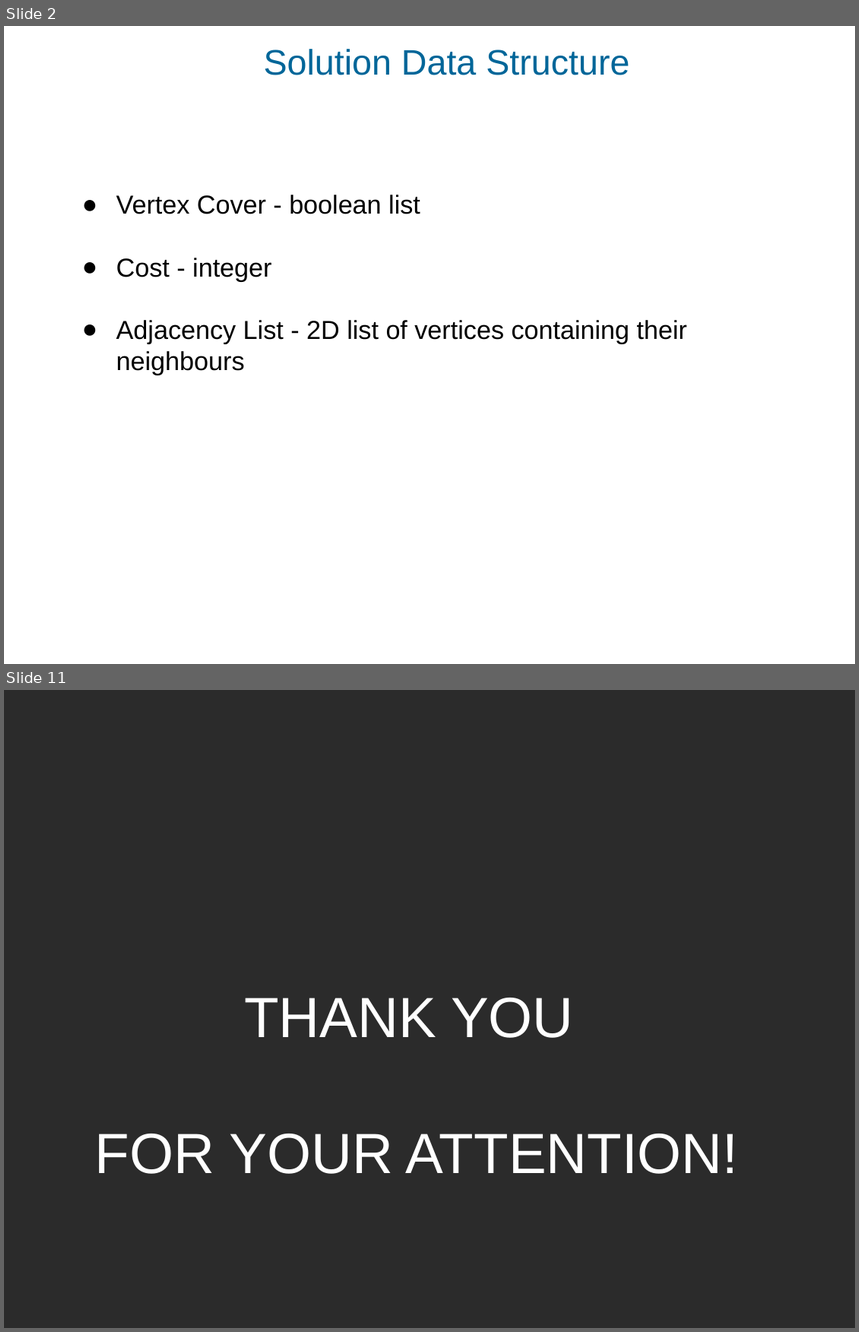
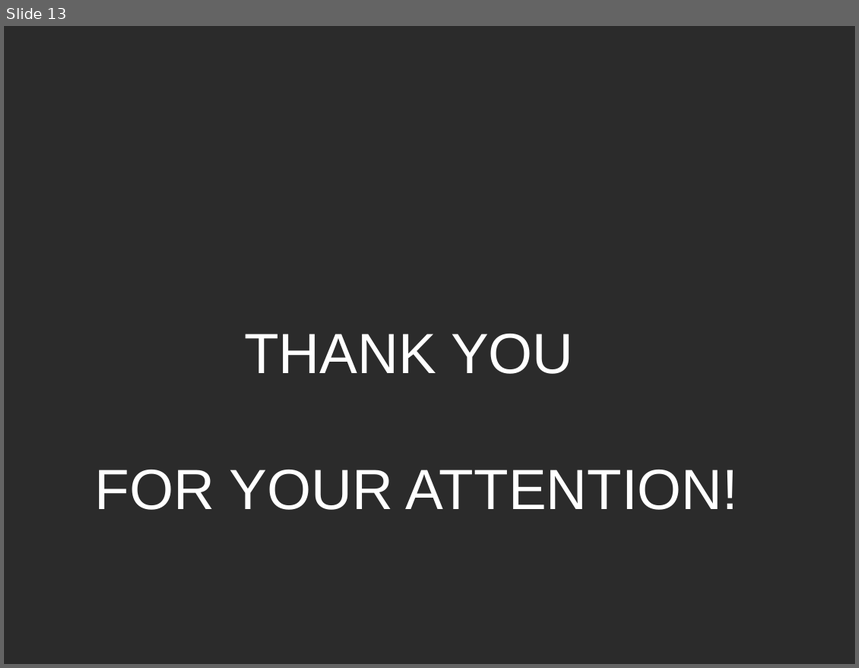
Before and after one commit to CatLassie/GDA2020, a slide deck: upwarddrawing.ppt. Shown one above the other, each under a label of ours: slides 2 and 11 before the commit, slide 13 after it; the slides between them are not shown. The pictures are 859x1332 and 859x668 pixels, drawn with LibreOffice and Linux fonts; fonts in the diff are those of the drawing; background and template pictures are left out; a plain dark background stands for a picture behind light text. Boxes give left, top, right and bottom in pixels: in the first picture for what was removed or moved away, otherwise in the second. Text is boxed around its words. In the diff, an @@ line names an element or a change of style, - is before the commit and + after.

```diff
--- a/upwarddrawing.ppt
+++ b/upwarddrawing.ppt
@@ slide 2 removed at <box>4,26,855,664</box>, background picture (left out) @@
@@ text removed at <box>264,49,629,75</box> @@
-Solution Data Structure
@@ text removed at <box>116,195,687,375</box> @@
-● Vertex Cover - boolean list
-● Cost - integer
-● Adjacency List - 2D list of vertices containing their neighbours
@@ what was slide 11 is now slide 13 @@
```
Also in this commit, not shown: 4 slides changed, 8 slides added, 5 other slides removed.
